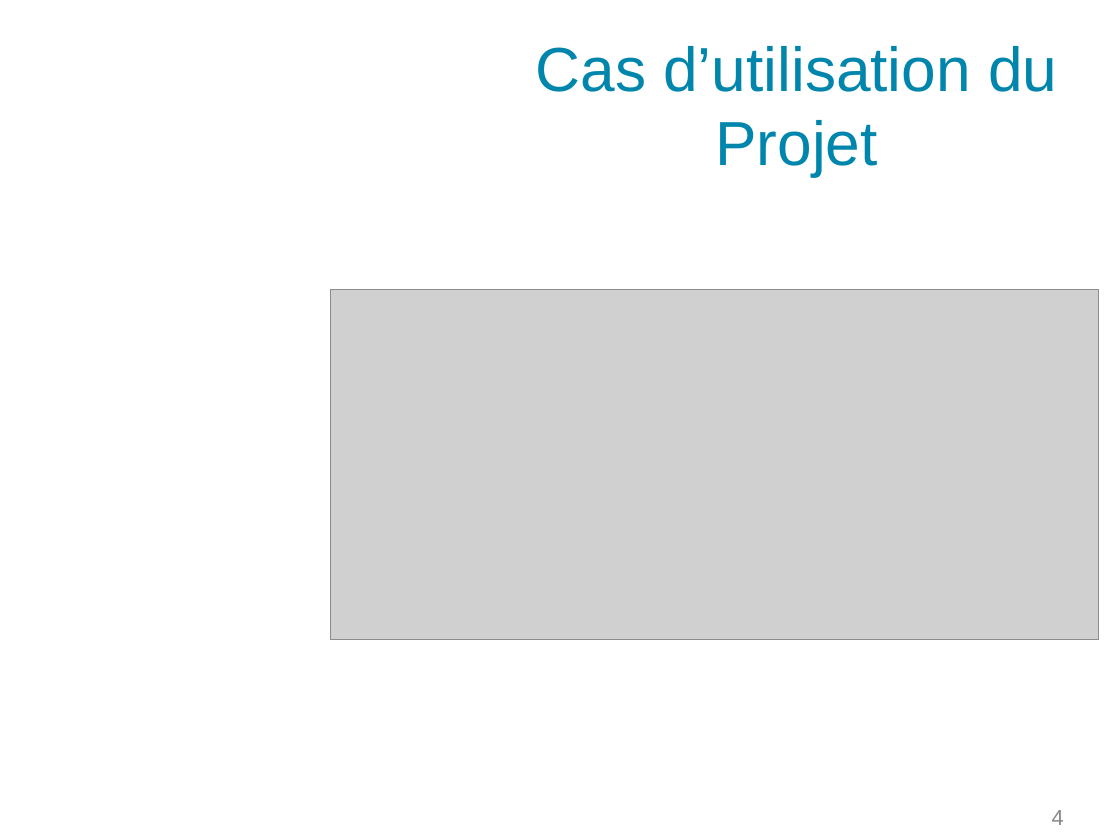
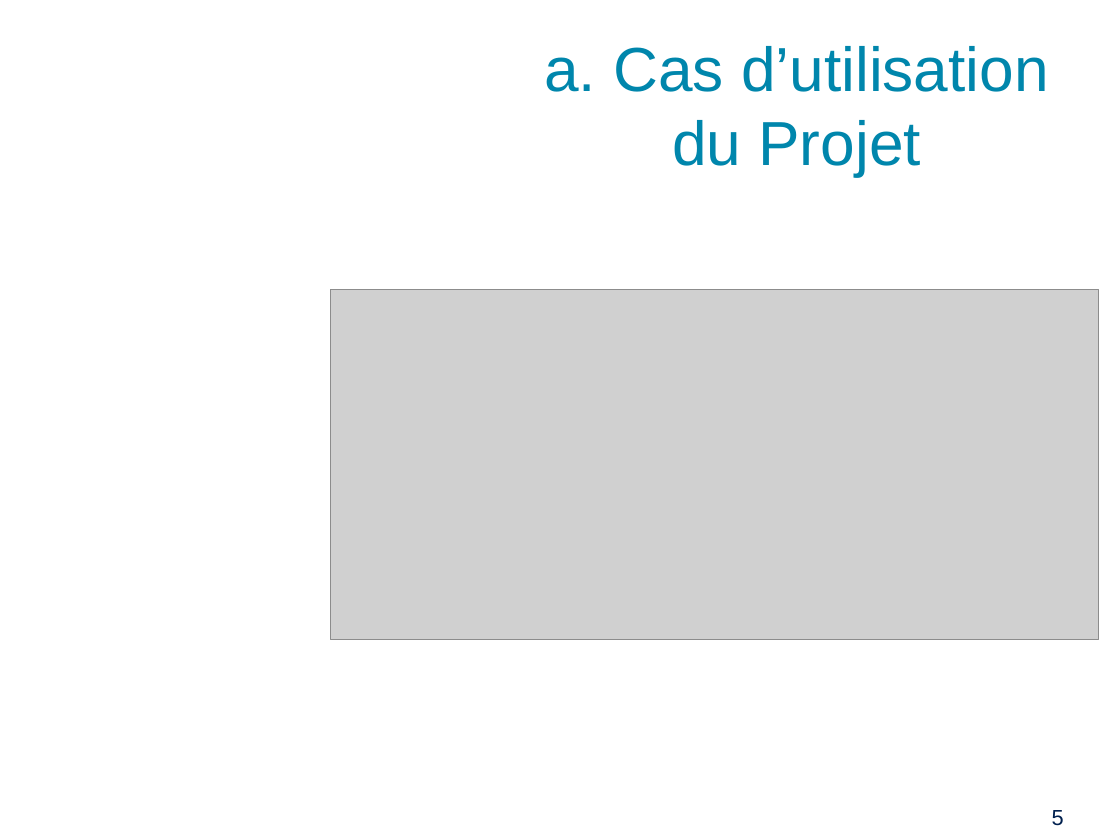
Before and after one commit to PinaudLucas/Projet, a slide deck: slide 5 of Lucas/Revue_1.odp (slide 4 before the commit). Drawn at 1120x840 pixels with LibreOffice and Linux fonts; fonts in the diff are those of the drawing; grey boxes stand for pictures; background and template pictures are left out. Boxes give left, top, right and bottom in pixels: in the first picture for what was removed or moved away, otherwise in the second. Text is boxed around its words. In the diff, an @@ line names an element or a change of style, - is before the commit and + after.

```diff
--- a/Lucas/Revue_1.odp
+++ b/Lucas/Revue_1.odp
@@ title at box(544, 46, 1049, 177): text changed @@
-Cas d’utilisation du Projet
+a. Cas d’utilisation du Projet
@@ page number at box(1052, 810, 1064, 826): text changed; text colour #898989 to #00204F @@
-4
+5
```
Also in this commit, not shown: 2 other slides changed, 4 slides added, 1 slide removed.
